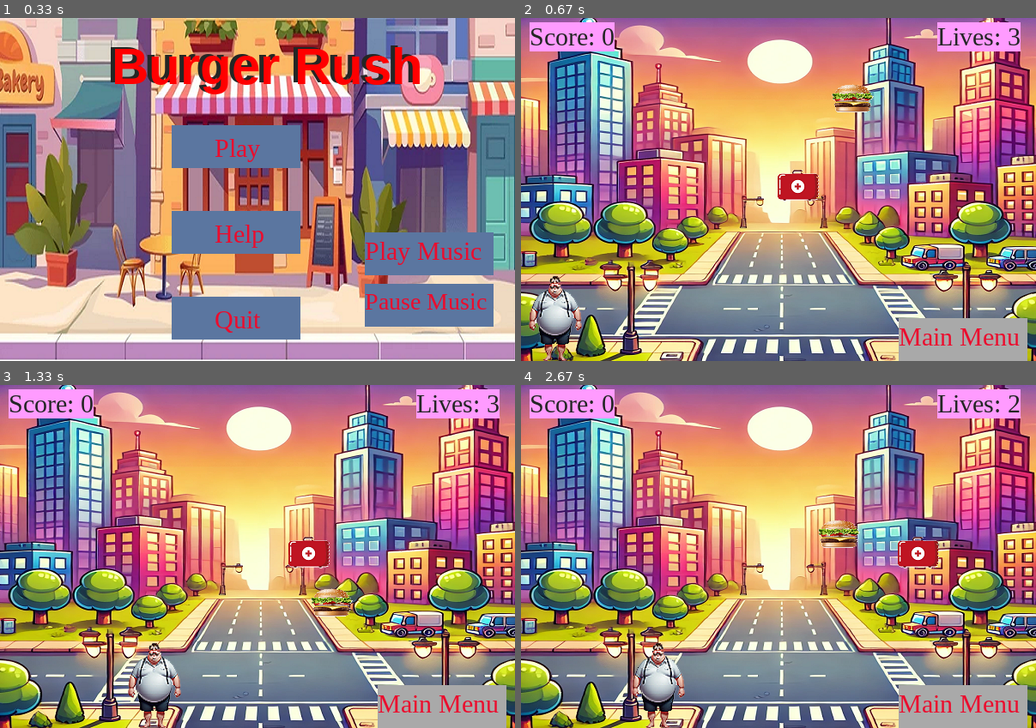
Above: before the commit, frames 1-4 (two rows, left to right).
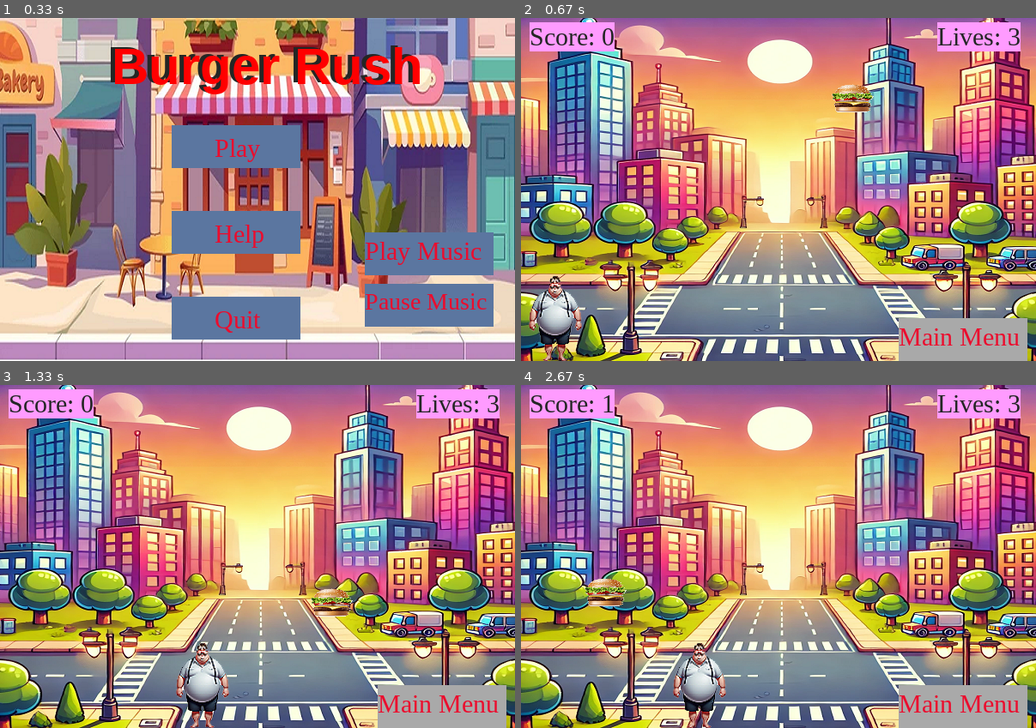
Above: after the commit, the same moments.

Repository: Basel-nrm/grade10code
Game: pygame game, started from pygame_example/test1.py
The game is run twice, just before and just after one commit, with the same random seed, the same clock (stepped at 60 frames per second) and the same inputs.
Inputs:
- Up to frame 1 (0.33 s): no input
- Up to frame 2 (0.67 s): click "Play" at 0.38 s
- Up to frame 3 (1.33 s): hold Right 0.67-1.13 s
- Up to frame 4 (2.67 s): hold Right 1.5-1.97 s; hold Left 2-2.53 s

Frame 1 is identical in both runs. In frame 2, 0.6% of the frame differs, in the area x 49-58%, y 44-54%; in frame 3, 3.3%; in frame 4, 4.4%, in the area x 12-97%, y 3-100%.

Commit message:
some enhancements

Diff:
--- a/pygame_example/test1.py
+++ b/pygame_example/test1.py
@@ -16,6 +16,8 @@
 # TODO: make score, play again button, main menu button, and help button pop up on another screen when you lose
 # TODO: fix pause music button hit box
 # TODO: make the lives into heart images
+# TODO: add sound to when burger, medkit, and garbage are collected and when you lose a life
+
 def main():
 
     #this creates a window 600 pixels wide by 400 pixels high
--- a/pygame_example/test2.py
+++ b/pygame_example/test2.py
@@ -58,7 +58,7 @@
 
 
         #gets the rectangle around the fat, burger, and medkit
-        rectangle1 = pygame.Rect(x, y, fatguy.get_width(), fatguy.get_height())
+        rectangle1 = pygame.Rect(x+10, y, fatguy.get_width()-30, fatguy.get_height())
         rectangle2 = pygame.Rect(x1, y1, burger.get_width(), burger.get_height())
         rectangle3 = pygame.Rect(x2, y2, medkit.get_width(), medkit.get_height())
         #returns true if the 2 rectangles overlap with each other
@@ -69,17 +69,16 @@
         if rectangle1.colliderect(rectangle3):
             y2 = 0
             x2 = random.randint(30, 570)
-            if life_counter < 5: life_counter += 1
+            if life_counter < 3: life_counter += 1
 
         #if the burger reaches the ground, the player loses a life and the burger drops from the top again
         if y1 == 400:
             y1 = 0
             x1 = random.randint(30, 570)
+            life_counter -= 1
             if life_counter <= 0:
-                pygame.time.wait(3000)
-                pygame.quit()
-                exit()
-            life_counter -= 1
+                pygame.time.wait(1000)
+                gameover()
         y1 += 4
         #if the medkit reaches the ground, it drops from the top again
         if y2 == 400:
@@ -123,10 +122,10 @@
                if 590 > mouse[0] > 440 and 400 > mouse[1] > 350:
                    test1.main()
 
-        #this gets the current position of the mouse
+        # this gets the current position of the mouse
         mouse = pygame.mouse.get_pos()
 
-        #if you hover over the main menu button it turns green, otherwise it is grey
+        # if you hover over the main menu button it turns green, otherwise it is grey
         if 590 > mouse[0] > 440 and 400 > mouse[1] > 350:
             play_button = pygame.draw.rect(window1, "green", [440, 350, 150, 50])
             font2 = pygame.font.SysFont("Times New Roman", 30)
@@ -136,36 +135,36 @@
             font2 = pygame.font.SysFont("Times New Roman", 30)
             text2 = font2.render("Main Menu", True, (235, 12, 45))
 
-        #keeps the fat guy from going off the left or right of the screen
+        # keeps the fat guy from going off the left or right of the screen
         if x+fatguy.get_width() <= fatguy.get_width():
             x = 0
         if x+fatguy.get_width() >= 600:
             x = 600 - fatguy.get_width()
 
-        #keeps the fat guy from going off the top or bottom of the screen
+        # keeps the fat guy from going off the top or bottom of the screen
         if y+fatguy.get_height() <= fatguy.get_height():
             y = 0
         if y+fatguy.get_height() >= 400:
             y = 400 - fatguy.get_height()
 
-        #if left or right arrow is pressed, moves fat guy 2 pixels left or right
+        # if left or right arrow is pressed, moves fat guy 2 pixels left or right
         if to_right:
-            x += 5
+            x += 7
         if to_left:
-            x -= 5
-        #if up or down arrow is pressed, moves fat guy 2 pixels up or down
+            x -= 7
+        # if up or down arrow is pressed, moves fat guy 2 pixels up or down
         '''
         if to_down:
             y += 5
         if to_up:
             y -= 5
         '''
-        #prints everything to the window
+        # prints everything to the window
         window1.blit(text2, (440, 355))
         window1.blit(fatguy,(x, y))
         window1.blit(burger, (x1, y1))
-        #makes the medkit stop appearing if the player has 5 lives
-        if life_counter < 5: window1.blit(medkit, (x2, y2))
+        # makes the medkit stop appearing if the player has 3 lives
+        if life_counter < 3: window1.blit(medkit, (x2, y2))
         pygame.display.flip()
         clock.tick(60)
 game()
